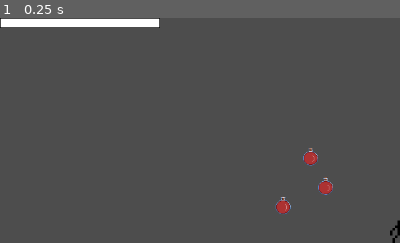
Above: before the commit, frame 1.
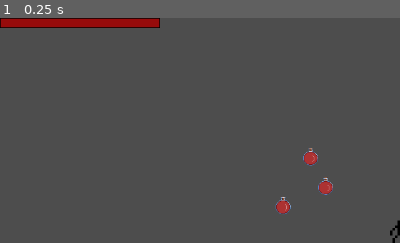
Above: after the commit, the same moment.

Repository: PanCake47/rpg_clueless
Game: Godot game, scene res://scenes/main.tscn
Same seed, same stepped clock (60 frames per second), same inputs: the game is played once before the commit and once after it.
Inputs:
- Up to frame 1 (0.25 s): no input
The pictures show only the part of the screen within x 0-50%, y 0-50%; the shares and areas given below are measured in that part.

The runs differ from the first frame. In frame 1, 1.8% of the frame differs, in the area x 0-40%, y 0-5%.
Error before the commit: Parse Error: Expected ":" after function declaration. (res://scripts/player_GUI.gd:11)

Commit message:
I WILL COMEBACK WHEN I GET STRONGER

Diff:
--- a/scenes/healing_potion.tscn
+++ b/scenes/healing_potion.tscn
@@ -1,6 +1,7 @@
-[gd_scene load_steps=3 format=3 uid="uid://cgebu14g20b32"]
+[gd_scene load_steps=4 format=3 uid="uid://cgebu14g20b32"]
 
 [ext_resource type="Script" path="res://scripts/healing_potion.gd" id="1_wft1f"]
+[ext_resource type="Texture2D" uid="uid://bu16i6wqid5xq" path="res://assets/rpg_healing_potion.png" id="2_wrnfr"]
 
 [sub_resource type="CircleShape2D" id="CircleShape2D_u0645"]
 radius = 13.0
@@ -9,6 +10,7 @@
 script = ExtResource("1_wft1f")
 
 [node name="PotionSprite" type="Sprite2D" parent="."]
+texture = ExtResource("2_wrnfr")
 
 [node name="PotionCollision" type="CollisionShape2D" parent="."]
 position = Vector2(0, 4)
--- a/scenes/inventory.tscn
+++ b/scenes/inventory.tscn
@@ -27,7 +27,6 @@
 script = ExtResource("1_1g8so")
 
 [node name="ItemSlotsContainer" type="GridContainer" parent="."]
-custom_minimum_size = Vector2(256, 0)
 layout_mode = 0
 offset_right = 284.0
 offset_bottom = 32.0
--- a/scripts/healing_potion.gd
+++ b/scripts/healing_potion.gd
@@ -2,7 +2,7 @@
 
 var item_name: String = "Healing Potion"
 var description: String = "Restores 20 HP."
-var icon_texture: Texture = ResourceLoader.load("res://assets/rpg_healing_potion.png")  # Ensure the path is correct
+var icon_texture: Texture = ResourceLoader.load("res://assets/rpg_healing_potion.png")
 
 func _ready():
 	if icon_texture:
@@ -21,7 +21,7 @@
 		else:
 			print("Inventory node not found in player.")
 
-func use_potion(player: Node):
+func use_item(player: Node):
 	if item_name == "Healing Potion":
 		print("Using Healing Potion.")
 		player.heal(20)
--- a/scripts/inventory.gd
+++ b/scripts/inventory.gd
@@ -1,12 +1,8 @@
 extends Node
 
-# Define the maximum number of inventory slots
-var max_slots: int = 8
+var max_slots: int = 8  # Maximum number of inventory slots
+var items: Array = []  # Array to store item data dictionaries
 
-# Array to store item data dictionaries
-var items: Array = []
-
-# Function to add an item to the inventory
 func add_item(item):
 	if items.size() < max_slots:
 		# Create a dictionary with the item's properties
@@ -22,30 +18,27 @@
 	print("Inventory full. Cannot add item:", item.item_name)
 	return false
 
-# Function to remove an item from the inventory (optional)
 func remove_item(index):
 	if index >= 0 and index < items.size():
-		items.remove_at(index)  # Correctly remove the item without expecting a return value
+		items.remove_at(index)  # Correctly remove the item
 		update_inventory_ui()
 		print("Item removed. Current inventory size:", items.size())
 		return true
 	print("Invalid index. Cannot remove item.")
 	return false
 
-# Function to update the inventory UI
 func update_inventory_ui():
+	print("Updating inventory UI. Current items:", items)
 	var slot_container = get_node("ItemSlotsContainer")  # Adjust the path as needed
 
 	for i in range(max_slots):
 		var slot = slot_container.get_child(i) as TextureButton  # Adjust the node type if different
 
 		if i < items.size():
-			# Assign the texture from the stored item data
 			slot.texture_normal = items[i]["icon_texture"]
 			slot.visible = true
 			print("Slot", i, "updated with", items[i]["name"])
 		else:
-			# Clear the slot if no item is present
 			slot.texture_normal = null
 			slot.visible = true  # Ensure empty slots remain visible
 			print("Slot", i, "cleared")
--- a/scripts/player.gd
+++ b/scripts/player.gd
@@ -1,5 +1,4 @@
 extends CharacterBody2D
-
 
 var max_hp = 100
 var current_hp = max_hp
@@ -17,7 +16,7 @@
 		target_position = get_global_mouse_position()
 		is_moving = true
 
-func _process(_delta: float):
+func _process(_delta):
 	if is_moving:
 		var direction = (target_position - global_position).normalized()
 		velocity = direction * speed
@@ -30,9 +29,6 @@
 	if Input.is_action_just_pressed("move_right"):
 		take_damage(10)
 		print(current_hp)
-	if Input.is_action_just_pressed("move_left"):
-		heal(10)
-		print(current_hp)
 
 
 func take_damage(amount):
--- a/scripts/player_GUI.gd
+++ b/scripts/player_GUI.gd
@@ -2,10 +2,6 @@
 
 @onready var health_bar: TextureProgressBar = $HealthBar
 
-func _ready():
-	health_bar.value = 100
-
 func update_hp(current_hp, max_hp):
-	health_bar.value = (float(current_hp) / float(max_hp)) * 100
-
-func use_item()
+	var percentage = float(current_hp) / float(max_hp) * 100.0
+	health_bar.value = percentage
Not shown, changed: .gitignore
